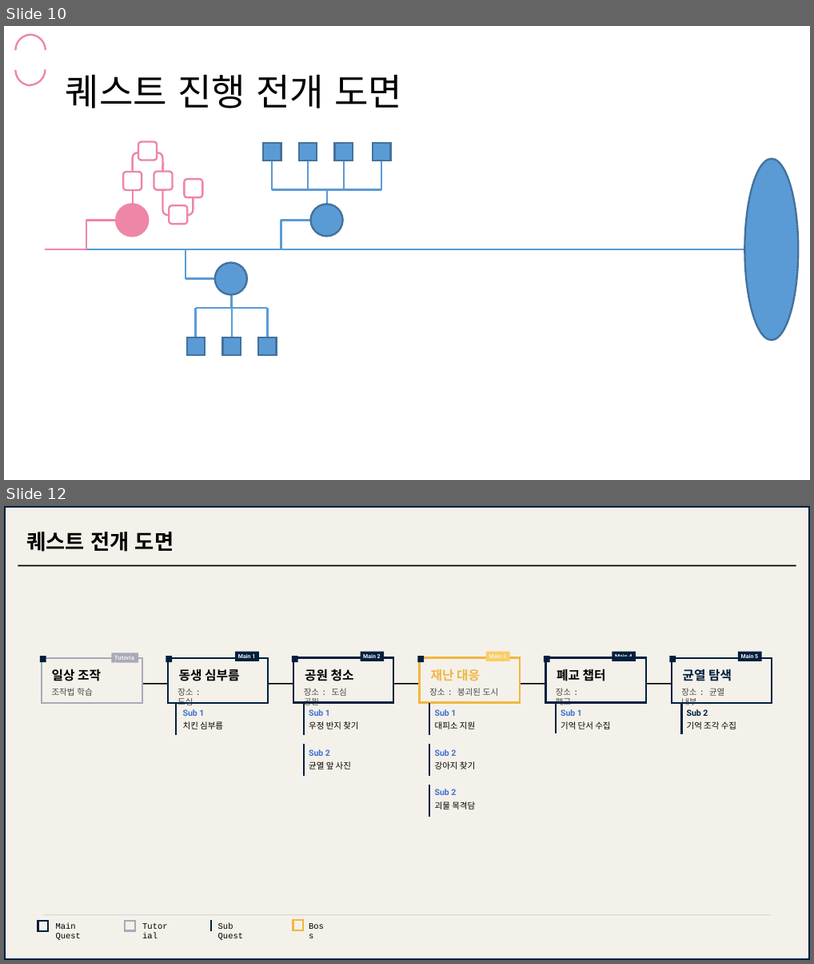
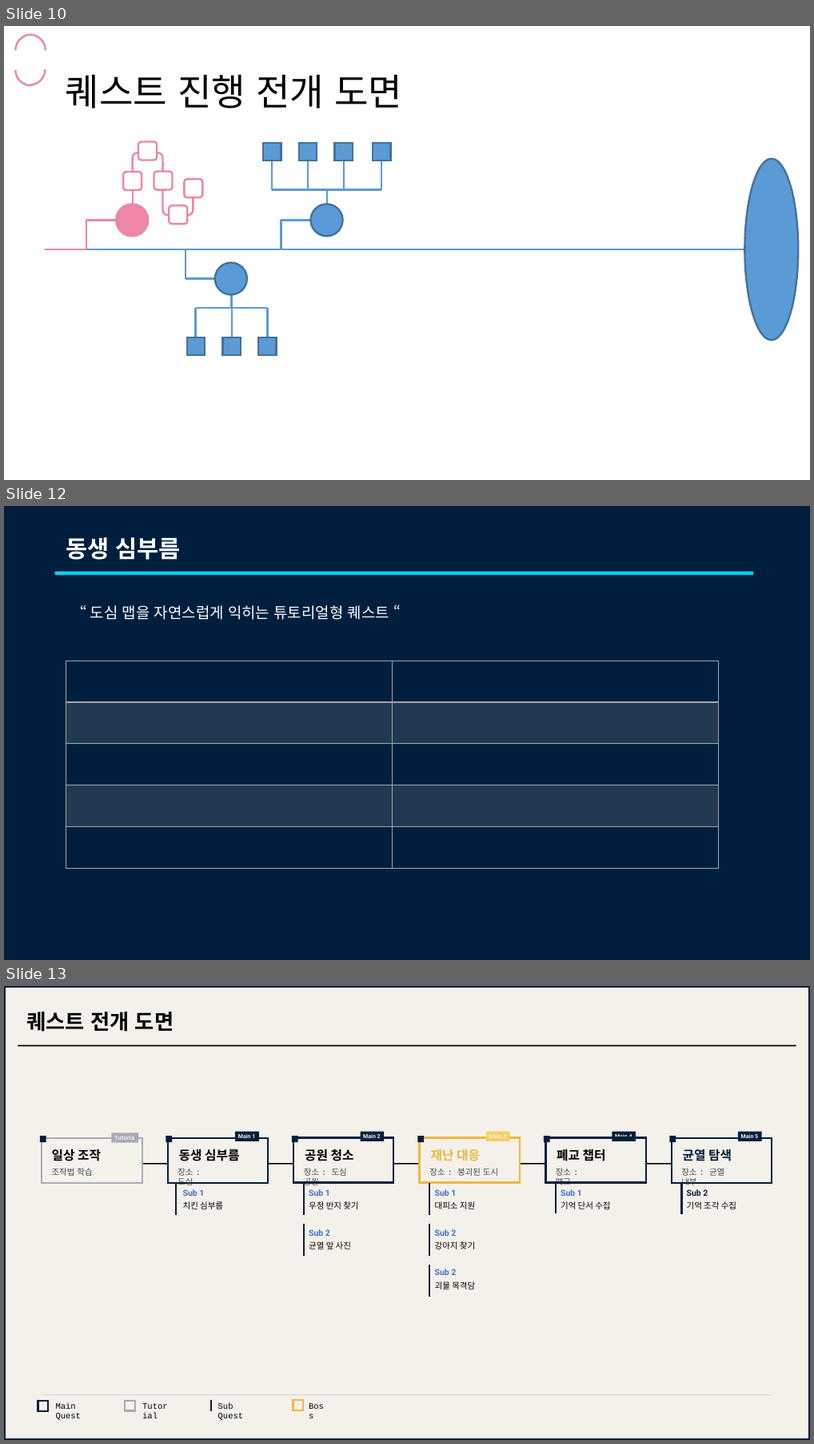
Before and after one commit to ysooj/Gihoek_6, a slide deck: (6.25) 트리거 및 퀘스트 전개 도면.pptx. Shown one above the other, each under a label of ours: slides 10 and 12 before the commit, slides 10, 12 and 13 after it; the slides between them are not shown. The pictures are 814x964 and 814x1444 pixels, drawn with LibreOffice and Linux fonts; fonts in the diff are those of the drawing. Boxes give left, top, right and bottom in pixels: in the first picture for what was removed or moved away, otherwise in the second. Text is boxed around its words. In the diff, an @@ line names an element or a change of style, - is before the commit and + after.

```diff
--- a/(6.25) 트리거 및 퀘스트 전개 도면.pptx
+++ b/(6.25) 트리거 및 퀘스트 전개 도면.pptx
@@ slide 12 added at box(4, 506, 810, 960), background #001F3E @@
@@ text added at box(66, 537, 180, 560), 28 pt, text #FFFFFF, bold @@
+동생 심부름
@@ rectangle added at box(55, 572, 754, 575), fill #00D1FF @@
@@ text added at box(90, 605, 390, 620), 18 pt, text #FFFFFF @@
+“ 도심 맵을 자연스럽게 익히는 튜토리얼형 퀘스트 “
@@ table added at box(66, 661, 719, 868), 5 rows, 2 columns @@
+ | 
+ | 
+ | 
+ | 
+ | 
@@ what was slide 12 is now slide 13 @@
```
Also in this commit, not shown: 1 slide changed.
